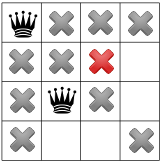
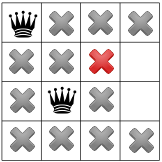
Layer changes from the first 162 x 162 image to the second:
painted on "Pasted Layer" over [89, 126, 114, 151]
painted on "1" over [49, 126, 114, 151]
